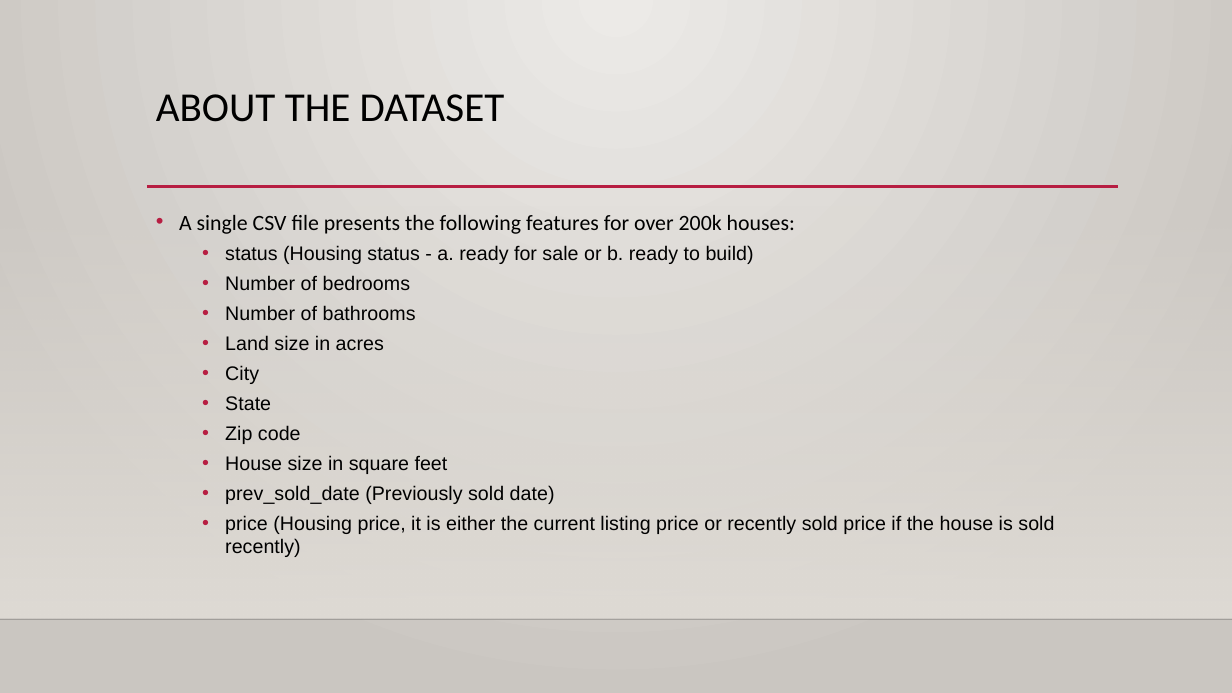
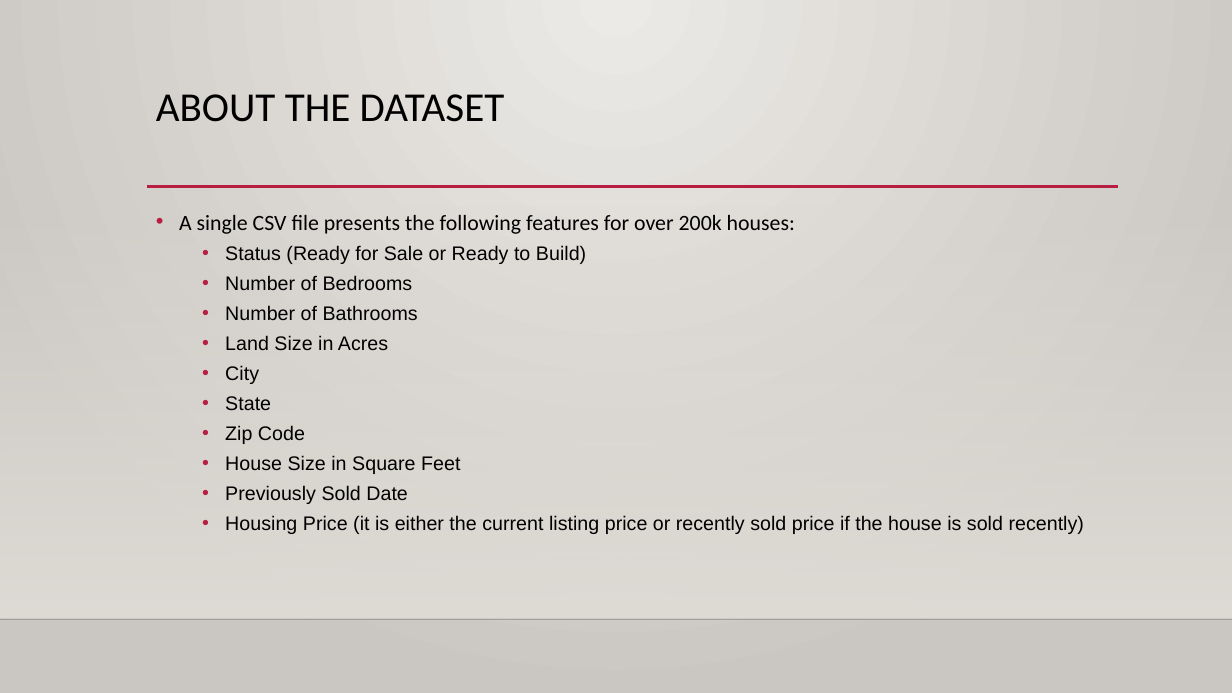
Before and after one commit to rygall/cs613_project, a slide deck: slide 4 of USA Real Estate Price Prediction_ryanedits.pptx. Drawn at 1232x693 pixels with LibreOffice and Linux fonts; fonts in the diff are those of the drawing; background and template pictures are left out. Boxes give left, top, right and bottom in pixels: in the first picture for what was removed or moved away, otherwise in the second. Text is boxed around its words. In the diff, an @@ line names an element or a change of style, - is before the commit and + after.

```diff
--- a/USA Real Estate Price Prediction_ryanedits.pptx
+++ b/USA Real Estate Price Prediction_ryanedits.pptx
@@ text at [225, 245, 586, 351]: text changed @@
-  • status (Housing status - a. ready for sale or b. ready to build)
-  • Number of bedrooms
-  • Number of bathrooms
-  • Land size in acres
+  • Status (Ready for Sale or Ready to Build)
+  • Number of Bedrooms
+  • Number of Bathrooms
+  • Land Size in Acres
@@ text at [225, 425, 1084, 534]: text changed @@
-  • Zip code
-  • House size in square feet
-  • prev_sold_date (Previously sold date)
-  • price (Housing price, it is either the current listing price or recently sold price if the house is sold recently)
+  • Zip Code
+  • House Size in Square Feet
+  • Previously Sold Date
+  • Housing Price (it is either the current listing price or recently sold price if the house is sold recently)
```
Also in this commit, not shown: 2 other slides changed, 1 slide added.
